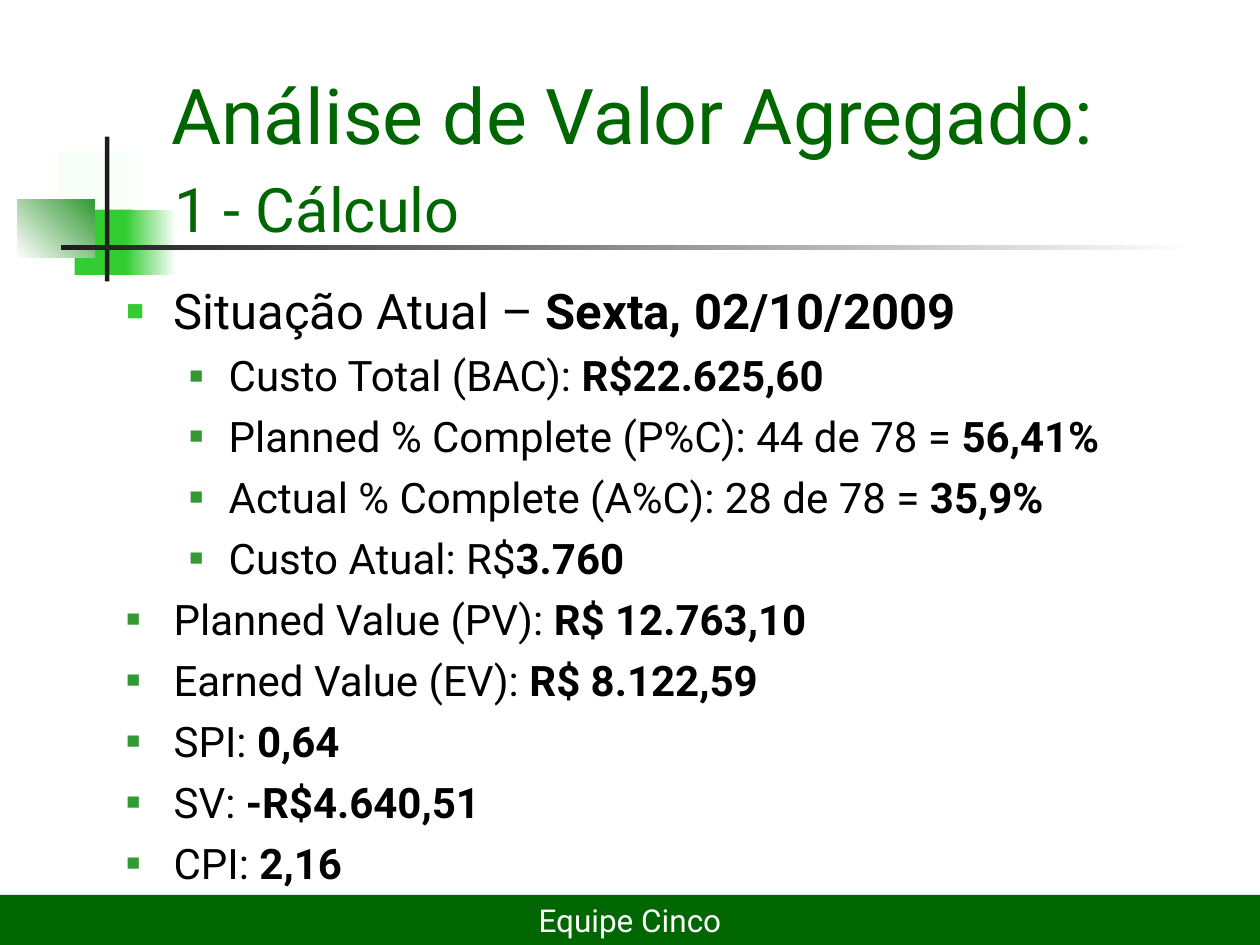
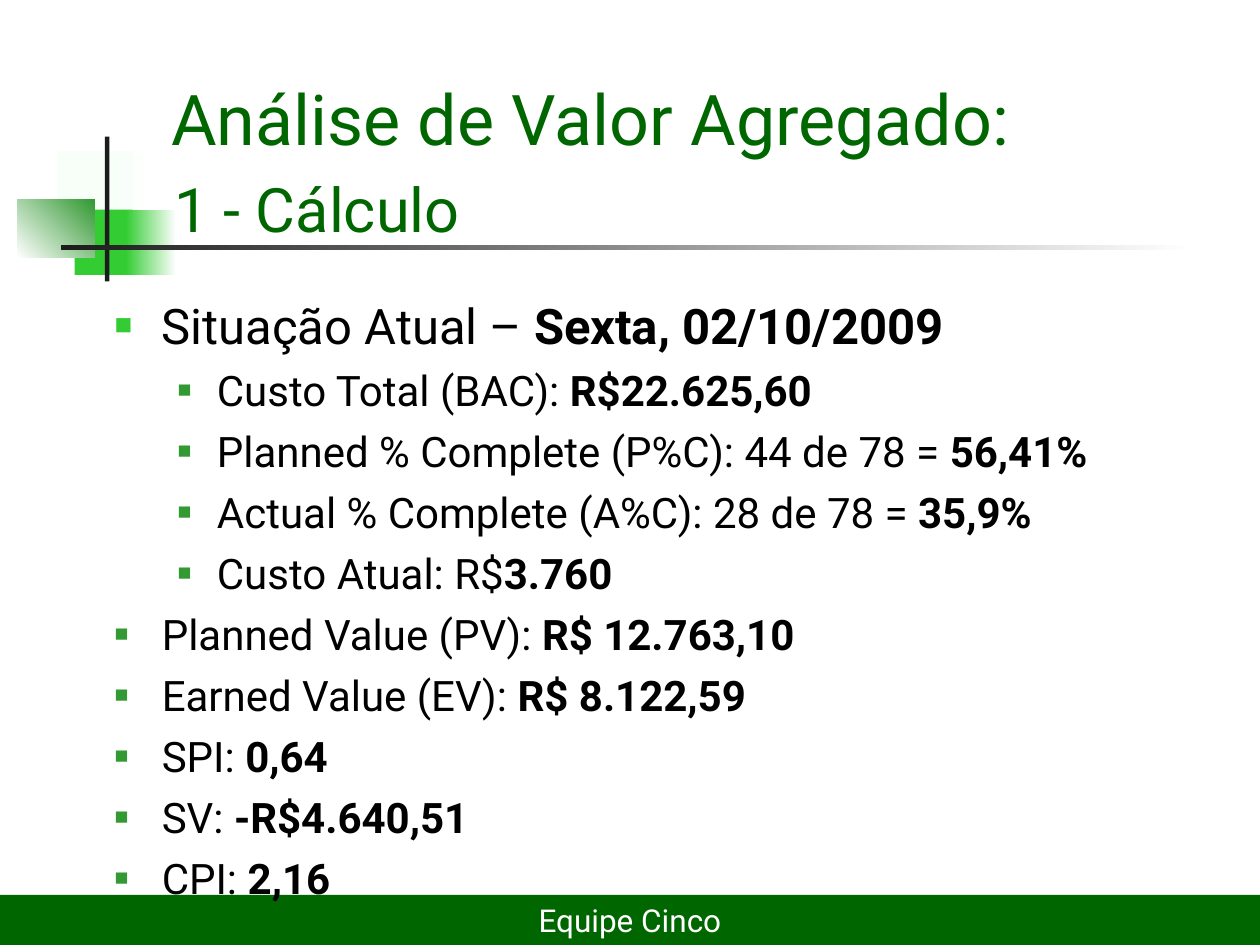
Before and after one commit to lDarthKill/xadrez-es2-compuff, a slide deck: slide 8 of Documentos/Projeto Xadrez2seminário.ppt (slide 7 before the commit). Drawn at 1260x945 pixels with LibreOffice and Linux fonts; fonts in the diff are those of the drawing. Boxes give left, top, right and bottom in pixels: in the first picture for what was removed or moved away, otherwise in the second. Text is boxed around its words. In the diff, an @@ line names an element or a change of style, - is before the commit and + after.

```diff
--- a/Documentos/Projeto Xadrez2seminário.ppt
+++ b/Documentos/Projeto Xadrez2seminário.ppt
@@ title "Análise de Valor Agregado:" at bbox=[171, 92, 1009, 160]: size 44 to 40 pt @@
@@ text "Situação Atual – Sexta, 02/10/2009": place and size @@
-text "Situação Atual – Sexta, 02/10/2009" at bbox=[174, 292, 1100, 887]
+text "Situação Atual – Sexta, 02/10/2009" at bbox=[162, 307, 1088, 904]
```
Also in this commit, not shown: 13 other slides changed, 2 slides added.
